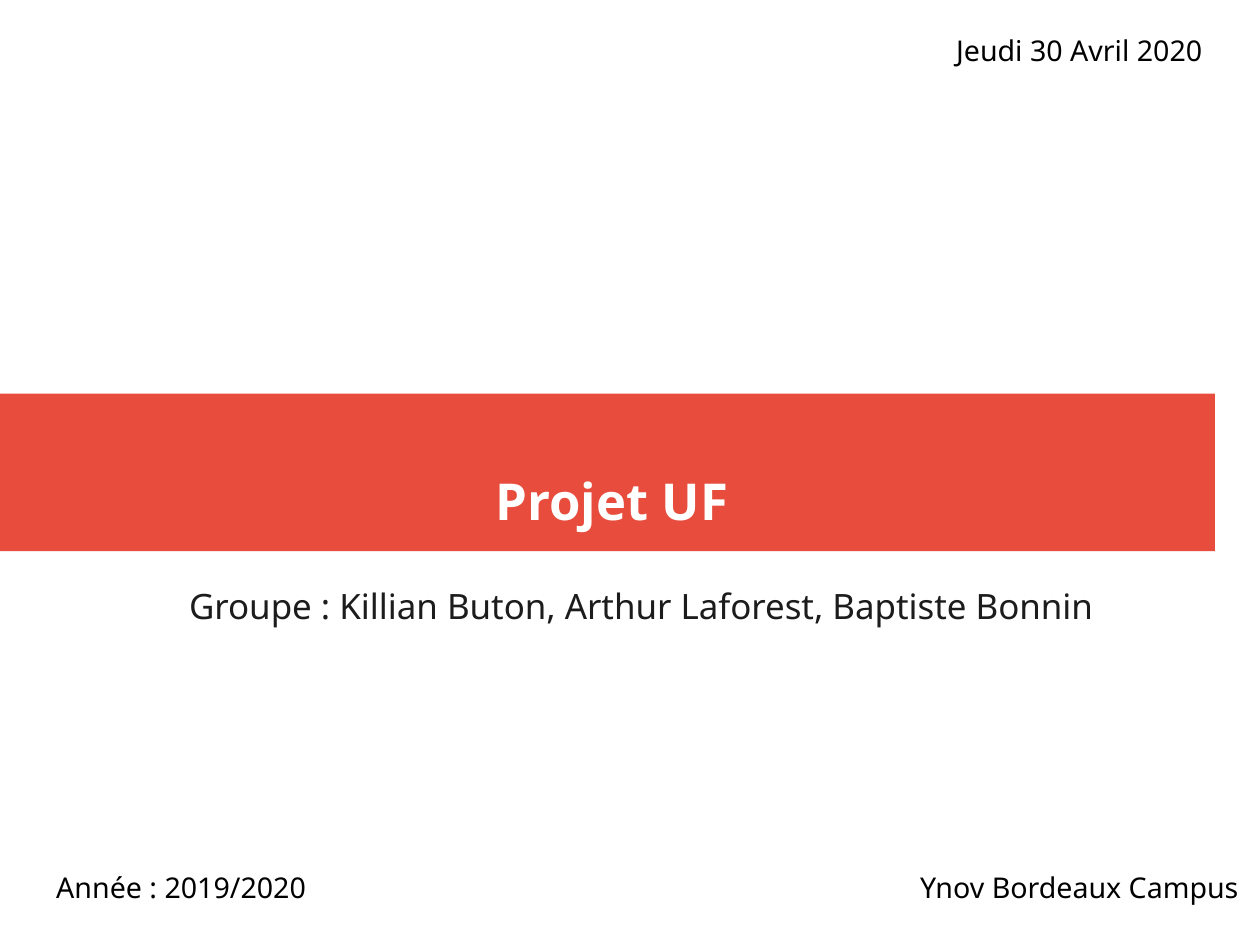
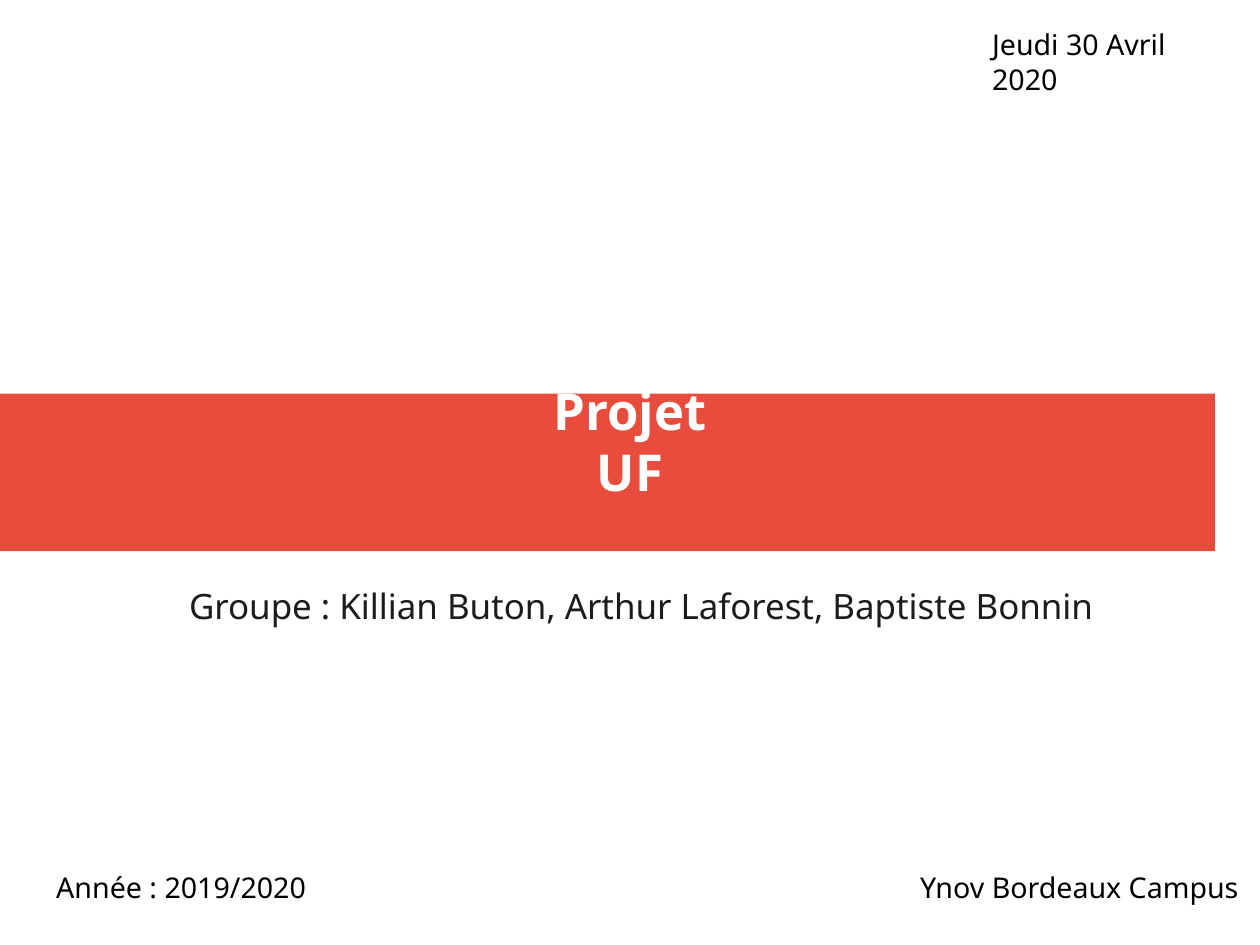
Before and after one commit to exender/Projet-dev, a slide deck: slide 1 of presentation.odp. Drawn at 1260x945 pixels with LibreOffice and Linux fonts; fonts in the diff are those of the drawing. Boxes give left, top, right and bottom in pixels: in the first picture for what was removed or moved away, otherwise in the second. Text is boxed around its words. In the diff, an @@ line names an element or a change of style, - is before the commit and + after.

```diff
--- a/presentation.odp
+++ b/presentation.odp
@@ text "Jeudi 30 Avril 2020" rewrapped from (956,39,1202,67) to (992,33,1165,91) @@
@@ title "Projet UF" rewrapped from (496,481,728,532) to (553,382,706,492) @@
```
Also in this commit, not shown: 3 other slides changed.
